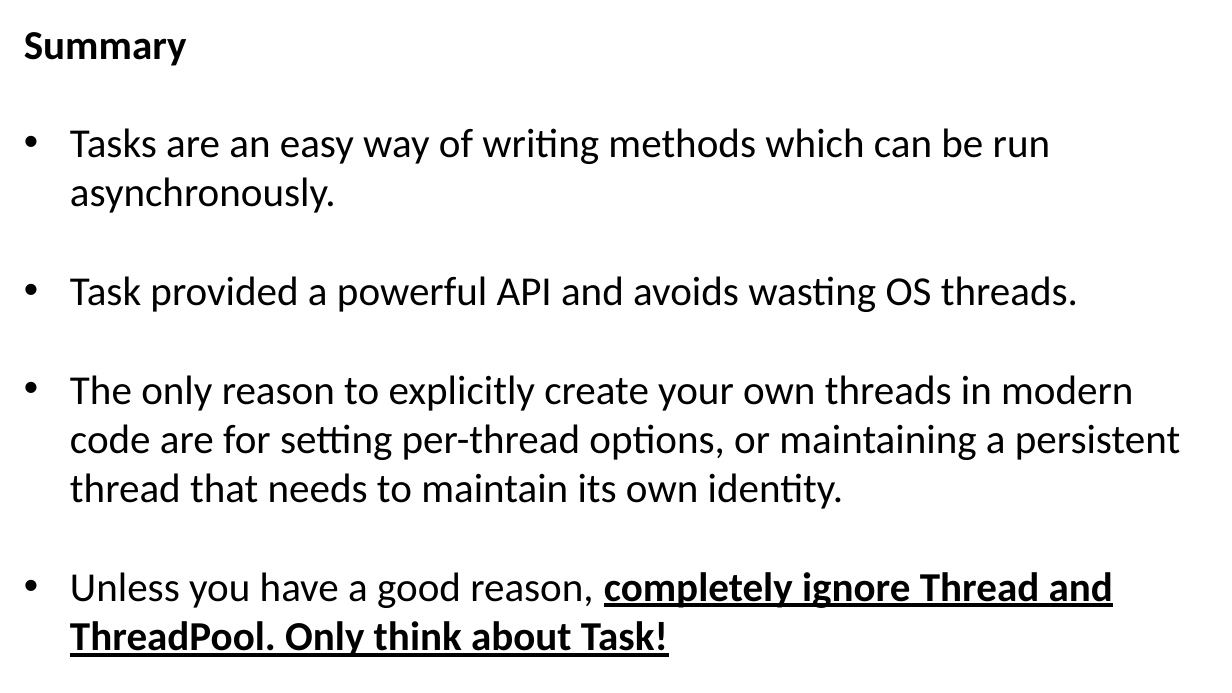
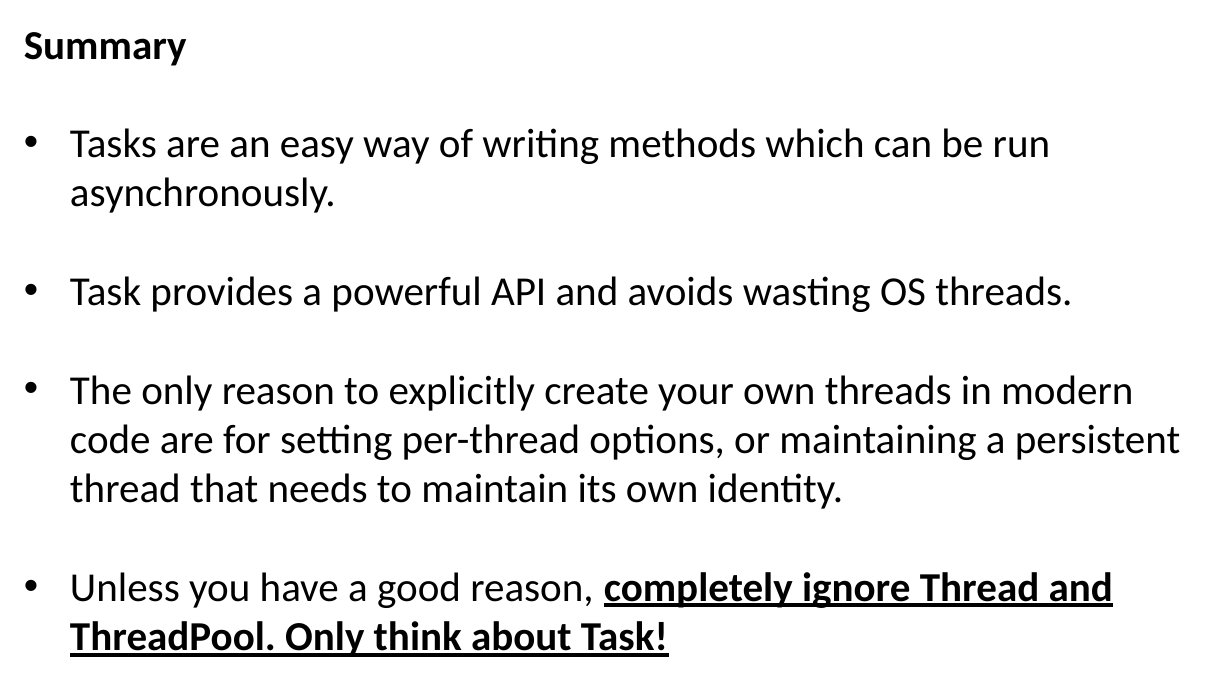
Before and after one commit to JoshKain/AsyncAwaitQuiz, a slide deck: slide 16 of Async and await presentation.pptx (slide 11 before the commit). Drawn at 1232x693 pixels with LibreOffice and Linux fonts; fonts in the diff are those of the drawing. Boxes give left, top, right and bottom in pixels: in the first picture for what was removed or moved away, otherwise in the second. Text is boxed around its words. In the diff, an @@ line names an element or a change of style, - is before the commit and + after.

```diff
--- a/Async and await presentation.pptx
+++ b/Async and await presentation.pptx
@@ text at <box>70,276,1072,312</box>: text changed @@
-• Task provided a powerful API and avoids wasting OS threads.
+• Task provides a powerful API and avoids wasting OS threads.
```
Also in this commit, not shown: 5 other slides changed, 5 slides added.
